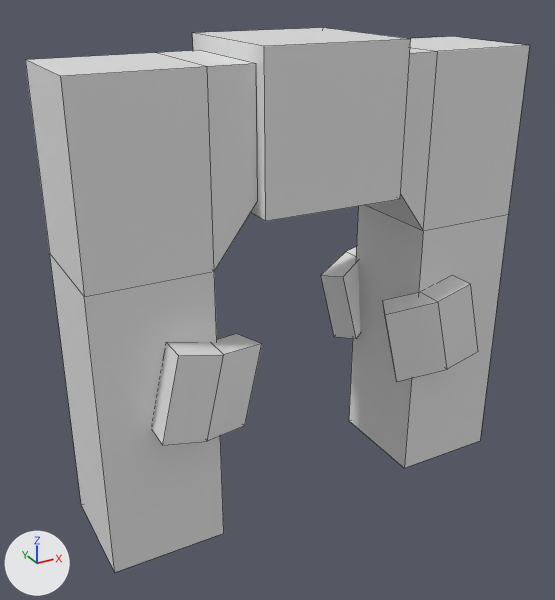
Two versions of the FBX model Assets/GFX/Models/BossPortal.Stone.fbx, one commit apart.
One viewpoint serves both versions: a 50 mm lens placed at (-6.41, -11.01, 9.3), pointed at (-0.35, 0.02, 3.79). Lighting does not change. The marker at lower left points along +X, +Y and +Z. Mesh edges are drawn as thin lines. Where no turn or scale is listed for an object, it has been applied to the vertices.

The first picture shows 'BossPortal.Stone'.
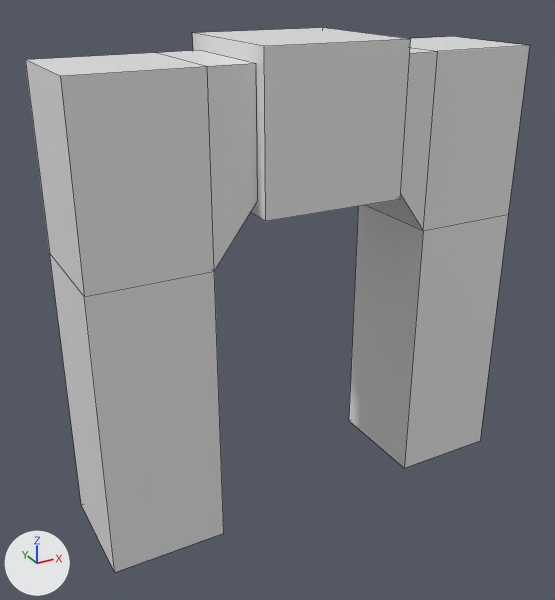
What the commit changed:
me_bossportal_stone has 88 vertices, 72 faces and spans x -4.0..4.0, y -1.47..1.46, z 0.0..8.25.
me_bossportal_stone is used by ob_bossportal_stone; location (0.0, 0.0, 0.0).
me_bossportal_stone part 1: the loose piece of 12 vertices spanning x 1.21..3.16, y -1.47..-0.66, z 2.14..4.01 is deleted.
me_bossportal_stone part 2: the loose piece of 12 vertices spanning x 1.21..3.16, y 0.65..1.46, z 2.14..4.01 is deleted.
me_bossportal_stone part 3: the loose piece of 12 vertices spanning x -3.17..-1.24, y -1.47..-0.66, z 2.16..3.99 is deleted.

What differs and where, as boxes (x1, y1, x2, y2) in the pictures (555 x 600 px):
part 1 of me_bossportal_stone, deleted: before (383, 276, 478, 381)
part 2 of me_bossportal_stone, deleted: before (321, 246, 360, 339)
part 3 of me_bossportal_stone, deleted: before (152, 334, 262, 445)
